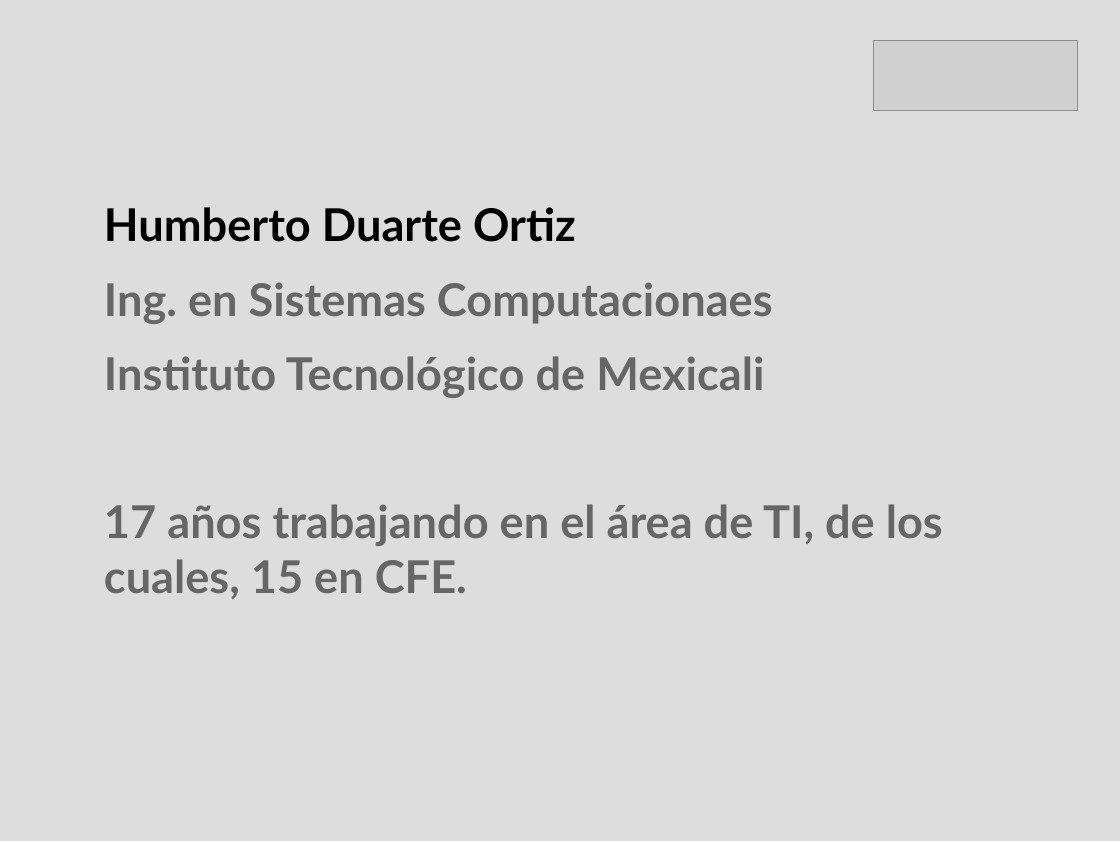
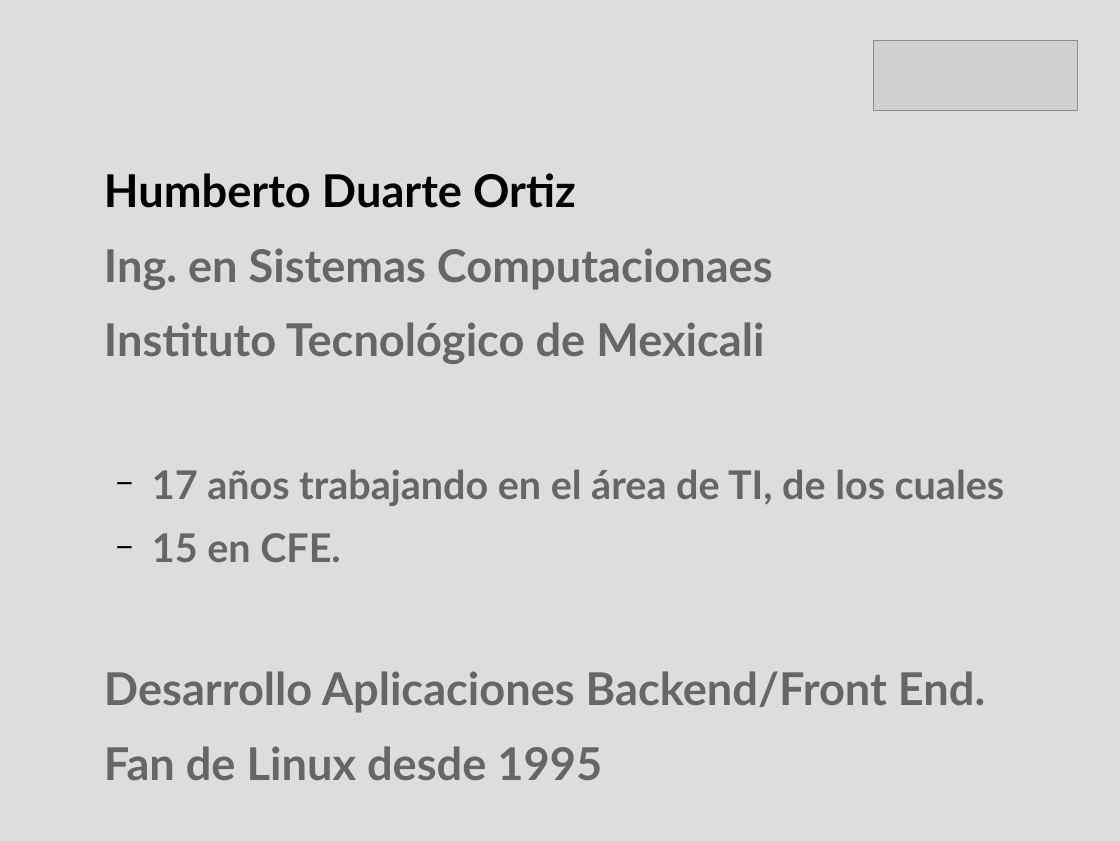
Before and after one commit to hdortiz/docker_rocc2015, a slide deck: slide 2 of presentacion.odp. Drawn at 1120x841 pixels with LibreOffice and Linux fonts; fonts in the diff are those of the drawing; grey boxes stand for pictures. Boxes give left, top, right and bottom in pixels: in the first picture for what was removed or moved away, otherwise in the second. Text is boxed around its words. In the diff, an @@ line names an element or a change of style, - is before the commit and + after.

```diff
--- a/presentacion.odp
+++ b/presentacion.odp
@@ text "Humberto Duarte Ortiz": place and size @@
-text "Humberto Duarte Ortiz" at bbox=[104, 207, 943, 599]
+text "Humberto Duarte Ortiz" at bbox=[104, 173, 1005, 781]
@@ text at bbox=[104, 469, 1005, 781]: text changed @@
-17 años trabajando en el área de TI, de los cuales, 15 en CFE.
+  − 17 años trabajando en el área de TI, de los cuales
+  − 15 en CFE.
+Desarrollo Aplicaciones Backend/Front End.
+Fan de Linux desde 1995
```
Also in this commit, not shown: 6 other slides changed, 10 slides added, 3 slides removed, 3 other files.
